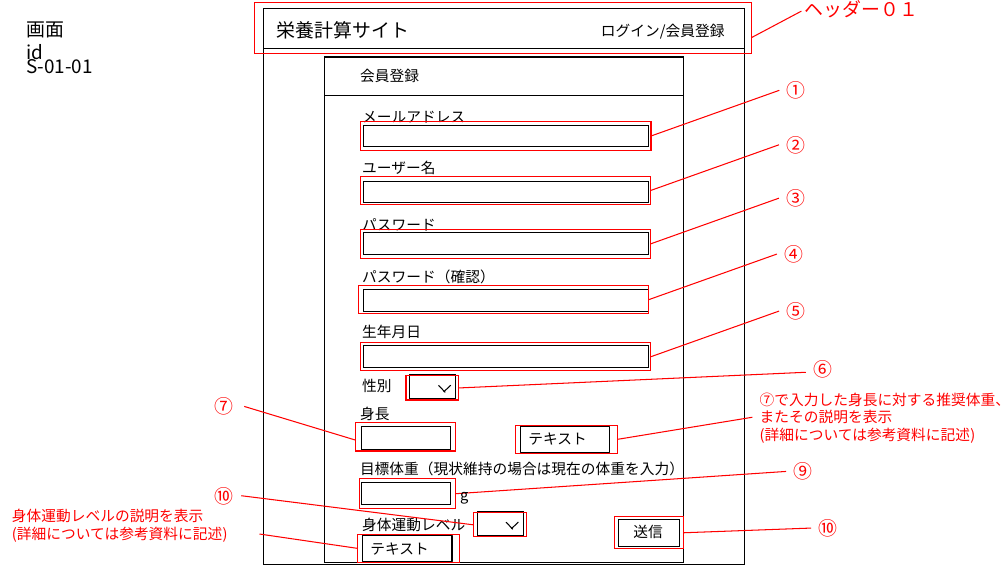
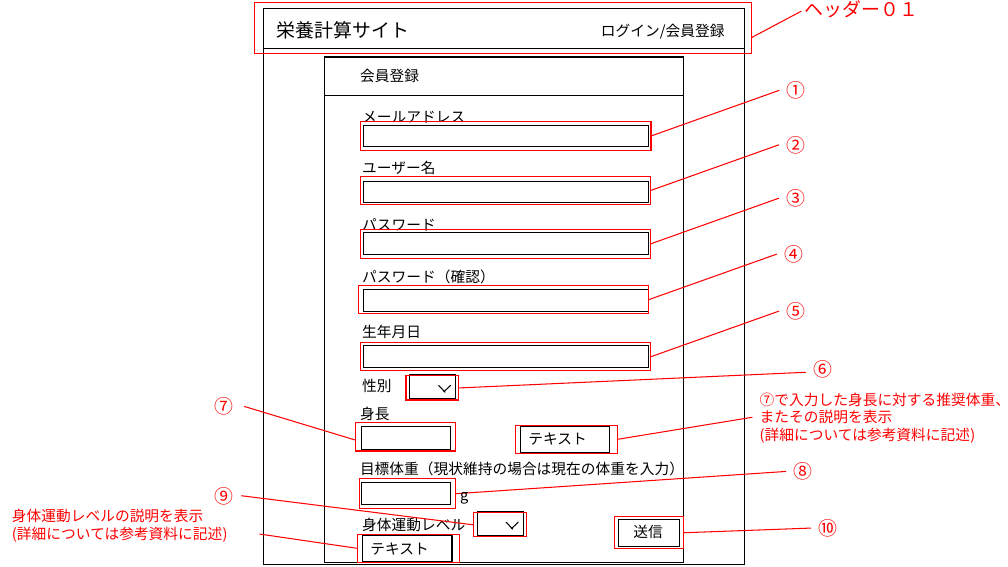
Before and after one commit to taku300/WebSystemSelf, a slide deck: slide 4 of Documents/Design_Documents/参考部品.pptx. Drawn at 1008x567 pixels with LibreOffice and Linux fonts; fonts in the diff are those of the drawing. Boxes give left, top, right and bottom in pixels: in the first picture for what was removed or moved away, otherwise in the second. Text is boxed around its words. In the diff, an @@ line names an element or a change of style, - is before the commit and + after.

```diff
--- a/Documents/Design_Documents/参考部品.pptx
+++ b/Documents/Design_Documents/参考部品.pptx
@@ text removed at (x1=26, y1=21, x2=64, y2=64) @@
-画面id
@@ text removed at (x1=26, y1=53, x2=93, y2=74) @@
-S-01-01
@@ text at (x1=794, y1=462, x2=813, y2=480): text changed @@
-⑨
+⑧
@@ text at (x1=214, y1=487, x2=233, y2=505): text changed @@
-⑩
+⑨
```
Also in this commit, not shown: 15 other slides changed, 3 slides added, 34 other files.
